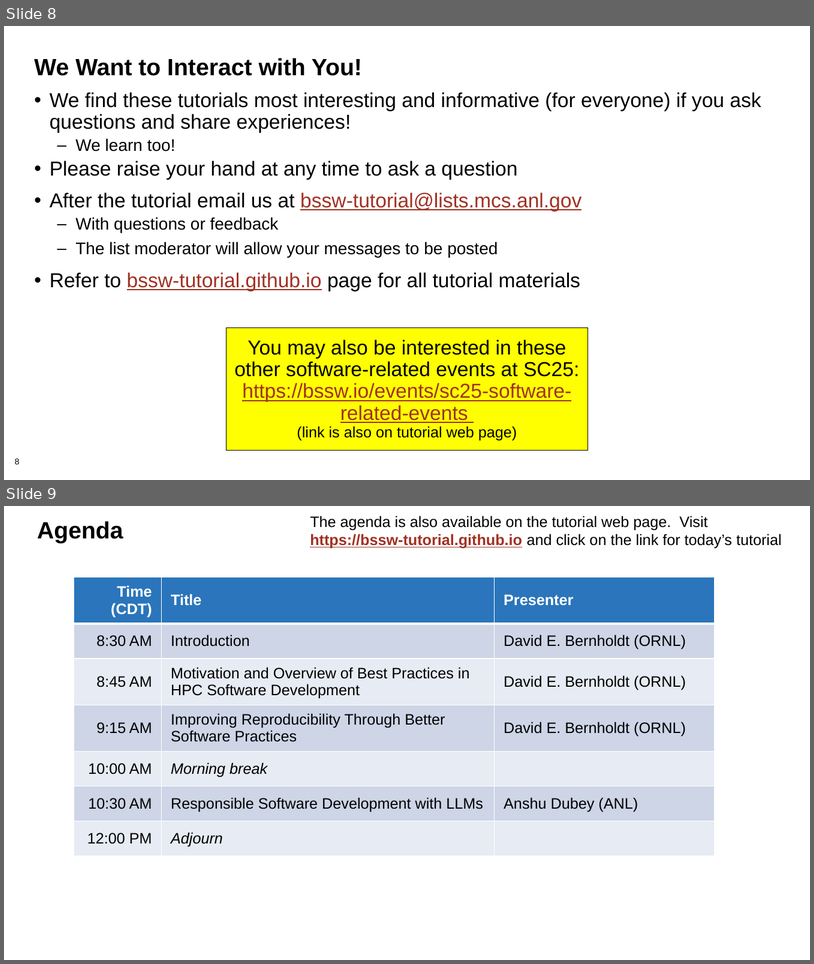
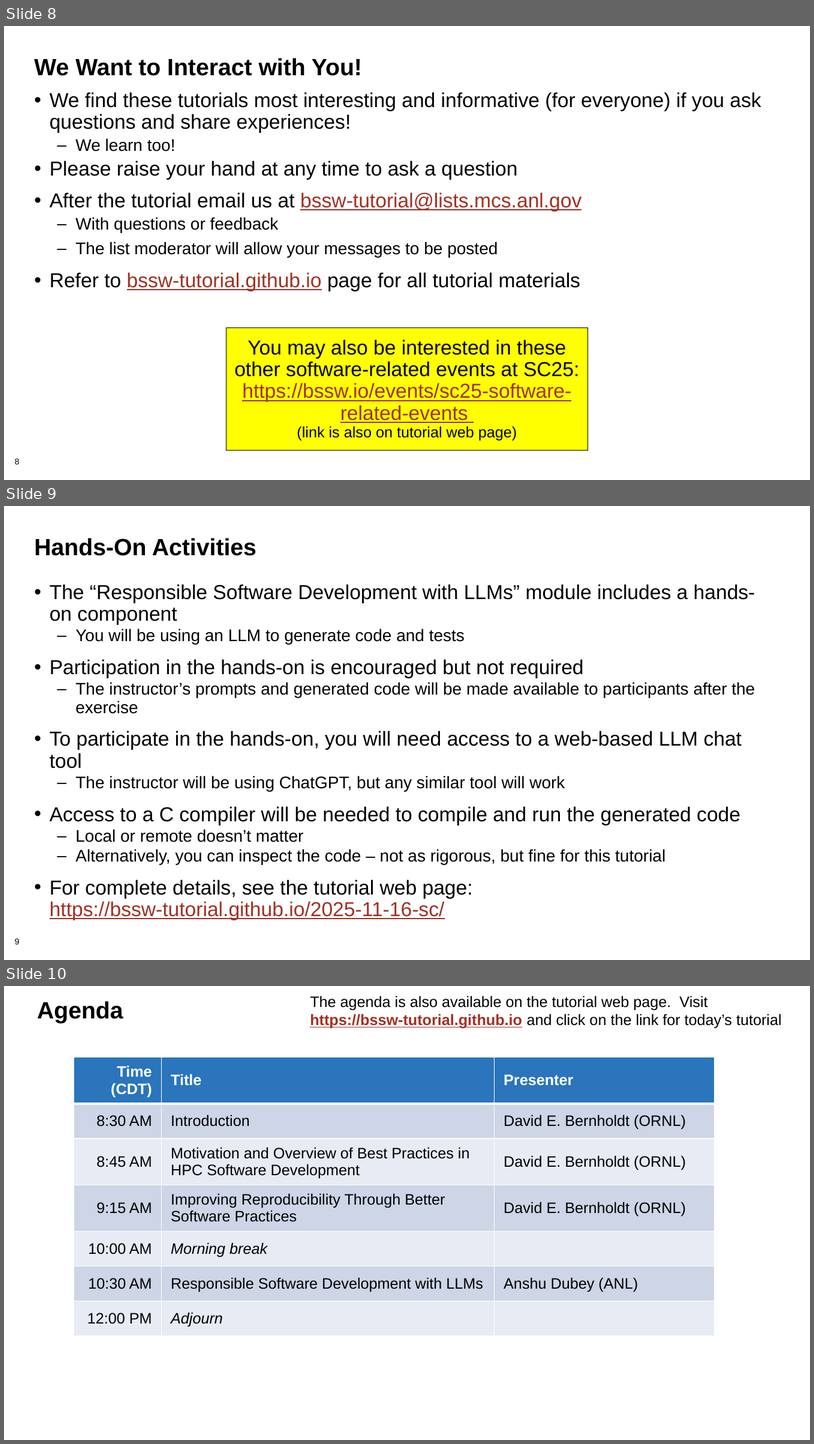
Before and after one commit to bssw-tutorial/presentations, a slide deck: intro.pptx. Shown one above the other, each under a label of ours: slides 8 and 9 before the commit, slides 8, 9 and 10 after it. The pictures are 814x964 and 814x1444 pixels, drawn with LibreOffice and Linux fonts; fonts in the diff are those of the drawing. Boxes give left, top, right and bottom in pixels: in the first picture for what was removed or moved away, otherwise in the second. Text is boxed around its words. In the diff, an @@ line names an element or a change of style, - is before the commit and + after.

```diff
--- a/intro.pptx
+++ b/intro.pptx
@@ slide 9 added at <box>4,506,810,960</box>, background #FFFFFF; not listed: 1 template element that a slide beside it also shows @@
@@ title added at <box>34,538,257,556</box>, 28 pt, text #000000, bold @@
+Hands-On Activities
@@ text added at <box>50,584,756,920</box>, 24 pt, text #000000 @@
+• The “Responsible Software Development with LLMs” module includes a hands-on component
+  – You will be using an LLM to generate code and tests
+• Participation in the hands-on is encouraged but not required
+  – The instructor’s prompts and generated code will be made available to participants after the exercise
+• To participate in the hands-on, you will need access to a web-based LLM chat tool
+  – The instructor will be using ChatGPT, but any similar tool will work
+• Access to a C compiler will be needed to compile and run the generated code
+  – Local or remote doesn’t matter
+  – Alternatively, you can inspect the code – not as rigorous, but fine for this tutorial
+• For complete details, see the tutorial web page: https://bssw-tutorial.github.io/2025-11-16-sc/
@@ what was slide 9 is now slide 10 @@
```
Also in this commit, not shown: 1 slide changed.
